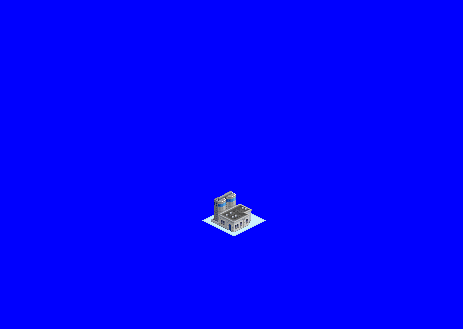
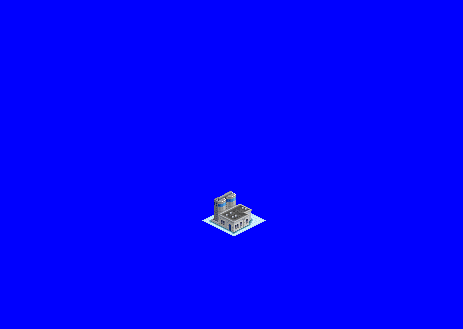
Comparing the layer stacks of the two 463px x 329px images. Changes:
painted on "snow" (1st of 3, in "small building") over [206, 215, 263, 234]
